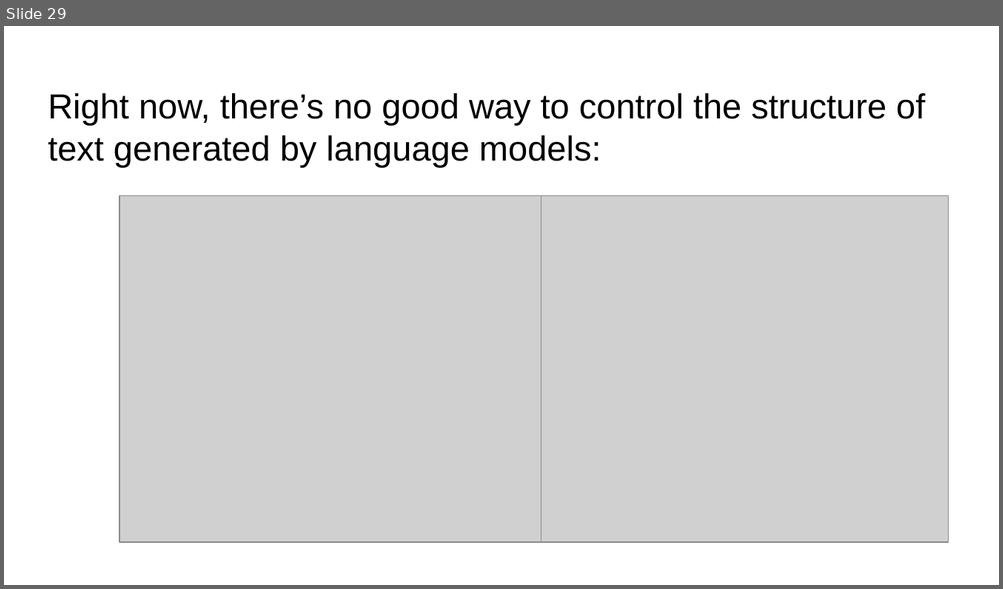
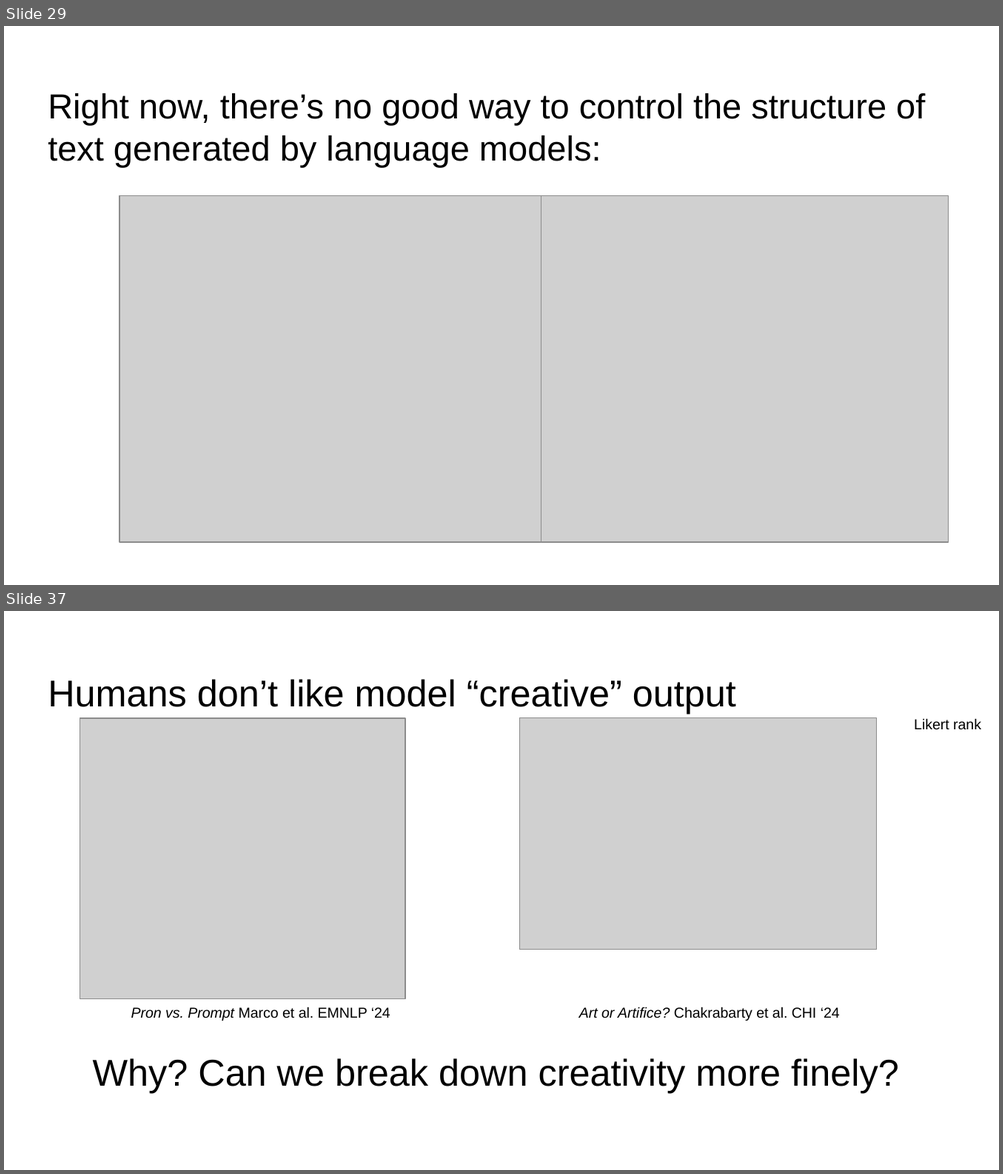
Before and after one commit to jonmay/USC-CS662, a slide deck: assets/files/discourse.pptx. Shown one above the other, each under a label of ours: slide 29 before the commit, slides 29 and 37 after it; the slides between them are not shown. The pictures are 1003x589 and 1003x1174 pixels, drawn with LibreOffice and Linux fonts; fonts in the diff are those of the drawing; grey boxes stand for pictures; background and template pictures are left out. Boxes give left, top, right and bottom in pixels: in the first picture for what was removed or moved away, otherwise in the second. Text is boxed around its words. In the diff, an @@ line names an element or a change of style, - is before the commit and + after.

```diff
--- a/assets/files/discourse.pptx
+++ b/assets/files/discourse.pptx
@@ slide 37 added at box(4, 611, 999, 1170), background #FFFFFF @@
@@ title added at box(48, 679, 736, 714), 27 pt, text #000000 @@
+Humans don’t like model “creative” output
@@ picture added at box(79, 718, 405, 999) @@
@@ picture added at box(519, 718, 876, 949) @@
@@ text added at box(913, 718, 981, 730), 10.5 pt, text #000000 @@
+Likert rank
@@ text added at box(131, 1007, 390, 1021), 10.5 pt, text #000000 @@
+Pron vs. Prompt Marco et al. EMNLP ‘24
@@ text added at box(579, 1007, 839, 1021), 10.5 pt, text #000000 @@
+Art or Artifice? Chakrabarty et al. CHI ‘24
@@ text added at box(93, 1059, 899, 1093), 27 pt, text #000000 @@
+Why? Can we break down creativity more finely?
```
Also in this commit, not shown: 29 slides changed, 10 other slides added, 1 slide removed.
